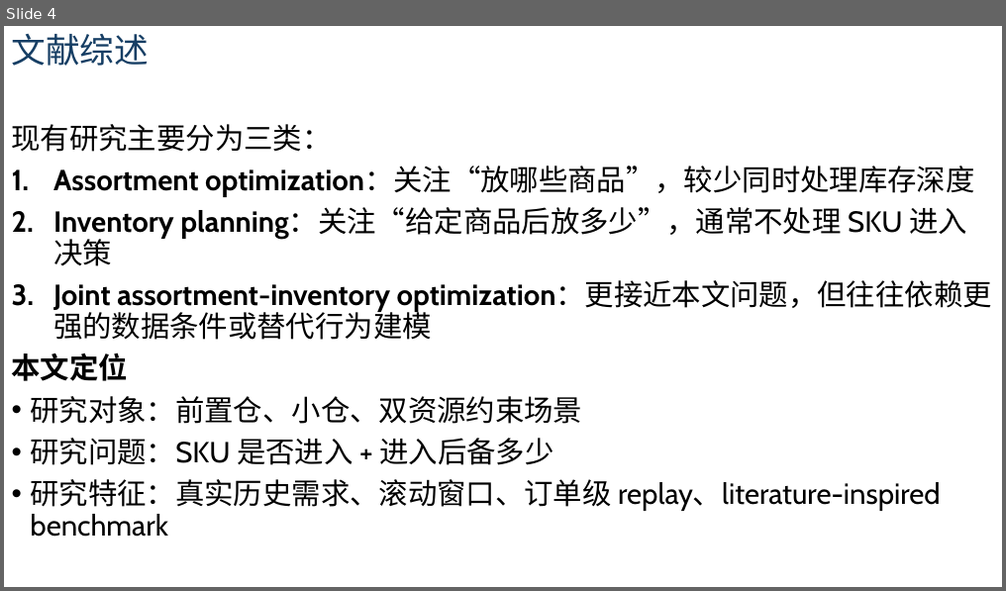
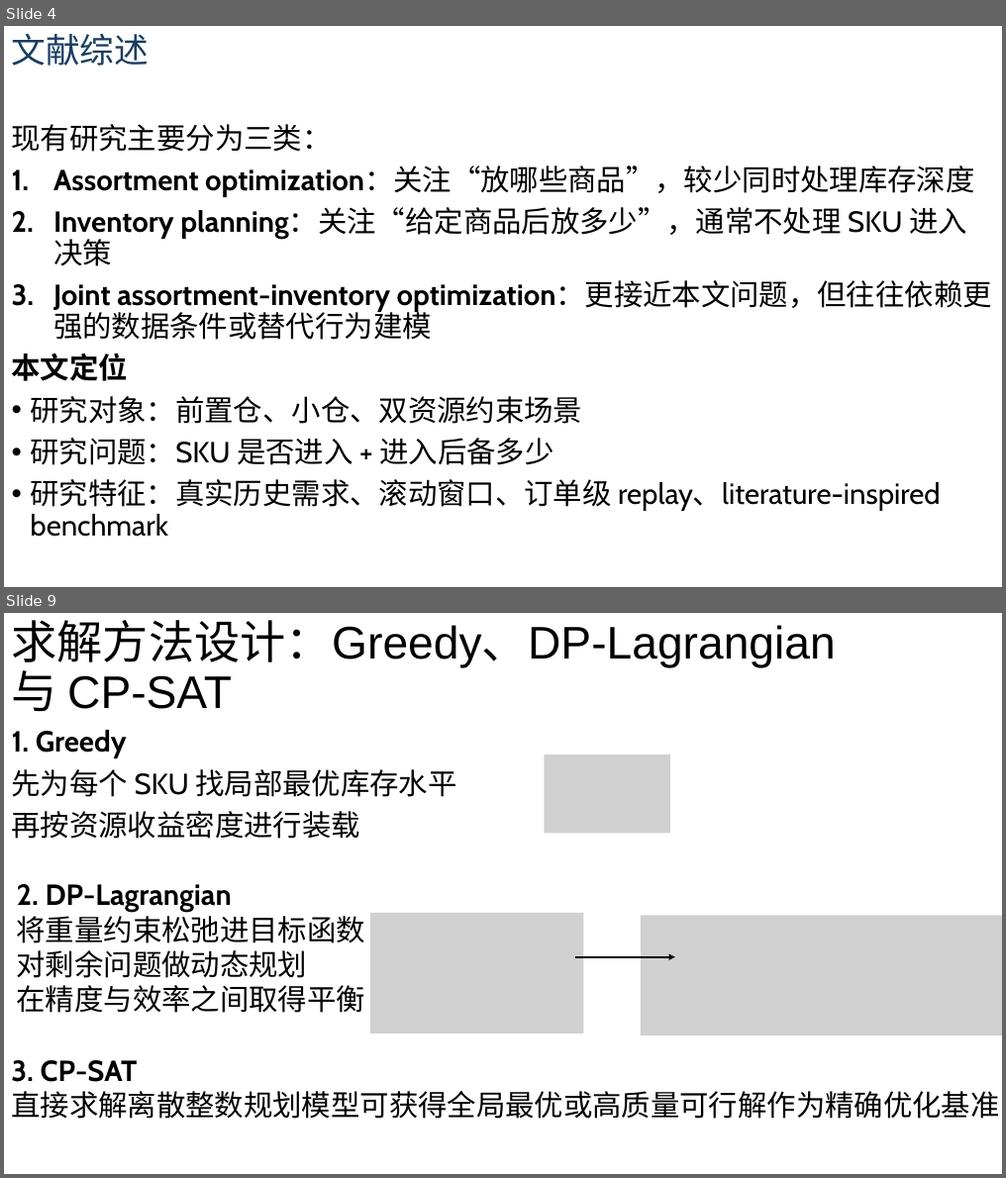
Before and after one commit to MartinWANGMUTIAN/OR_tools, a slide deck: Presentation1.pptx. Shown one above the other, each under a label of ours: slide 4 before the commit, slides 4 and 9 after it; the slides between them are not shown. The pictures are 1006x591 and 1006x1178 pixels, drawn with LibreOffice and Linux fonts; fonts in the diff are those of the drawing; grey boxes stand for pictures. Boxes give left, top, right and bottom in pixels: in the first picture for what was removed or moved away, otherwise in the second. Text is boxed around its words. In the diff, an @@ line names an element or a change of style, - is before the commit and + after.

```diff
--- a/Presentation1.pptx
+++ b/Presentation1.pptx
@@ slide 9 added at [4, 613, 1002, 1174], background #FFFFFF @@
@@ title added at [12, 620, 836, 712], 44 pt, text #000000 @@
+求解方法设计：Greedy、DP-Lagrangian 与 CP-SAT
@@ text added at [12, 730, 456, 839], 28 pt, text #000000 @@
+1. Greedy
+先为每个 SKU 找局部最优库存水平
+再按资源收益密度进行装载
@@ picture added at [544, 755, 670, 833] @@
@@ text added at [17, 884, 365, 1013], 28 pt, text #000000 @@
+2. DP-Lagrangian
+将重量约束松弛进目标函数
+对剩余问题做动态规划
+在精度与效率之间取得平衡
@@ picture added at [370, 913, 583, 1034] @@
@@ picture added at [642, 916, 1002, 1036] @@
@@ arrow added from (575, 958) to (675, 958), #000000 1.5 pt @@
@@ text added at [11, 1060, 999, 1119], 28 pt, text #000000 @@
+3. CP-SAT
+直接求解离散整数规划模型可获得全局最优或高质量可行解作为精确优化基准
```
Also in this commit, not shown: 12 other slides added, 7 other files.
